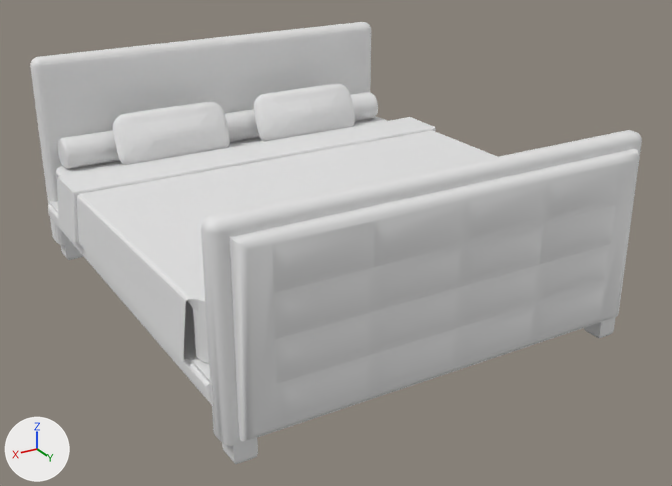
The FBX model Assets/_/Content/GraphicsTiers/Low/Environement/3D Models/MOD_lit.fbx: old version first, new version second.
Before and after are seen from a camera (50 mm lens) standing at (2.07, 3.67, 2.08) and looking at (-0.04, 0.15, 0.32). Lighting does not change. The marker at lower left points along +X, +Y and +Z. Vertices at the same position are counted once.

Objects in the first picture: 'Boudin', 'Matelas/Couette', 'Oreiller droit', 'Oreillé gauche', 'Sommier', 'Tête de lit (Pied)', 'Tête de lit (Tête)'.
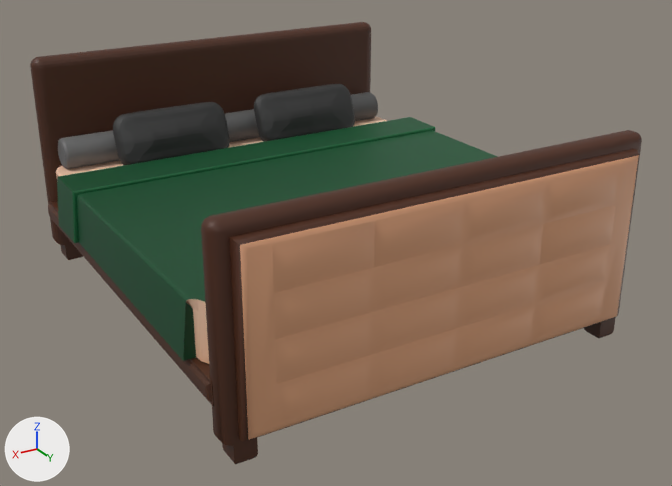
Where the newer file only moved an object's origin or applied its transform, the numbers keep the older frame.

Where the change shows, as pixel boxes (x1, y1, x2, y2) in the pictures (672 x 486 px):
'Tête de lit (Pied)', recoloured, surface changed (grey to brown)
    both: (201, 130, 642, 464)
'Tête de lit (Tête)', recoloured, surface changed (grey to brown)
    both: (30, 22, 371, 260)
'Oreillé gauche', recoloured (white to black)
    both: (113, 102, 230, 165)
'Oreiller droit', recoloured (white to black)
    both: (254, 84, 355, 142)
'Boudin', recoloured
    both: (58, 92, 378, 169)
'Sommier', recoloured (grey to brown)
    both: (48, 201, 214, 407)
part 1 of me_cube_004, added (black)
    after: (183, 303, 196, 361)
part 2 of me_cube_004, recoloured (white to green)
    both: (56, 117, 498, 364)

Diff of the bpy script that builds the scene:
```diff
--- a/Assets/_/Content/GraphicsTiers/Low/Environement/3D Models/MOD_lit.fbx.py
+++ b/Assets/_/Content/GraphicsTiers/Low/Environement/3D Models/MOD_lit.fbx.py
@@ mat_material_005 @@
+mat_material_005 = principled_material('Material.005')
+mat_material_005.texture = img_degradegamejam3d_png
@@ me_cube_001 @@
 me_cube_001.from_pydata(...)  # 325 vertices, 335 faces; spans x -1.0..1.0, y 1.0..1.17, z 0.0..0.96
+# me_cube_001 part 3: texture (UV) coordinates of 335 of 335 faces, centred in x -1.0..1.0, y 1.0..1.17, z 0.0..0.96, changed; they spanned u 0.12..0.88, v 0.0..1.0 and now span u 0.04..0.41, v 0.06..0.27
+me_cube_001.materials.append(mat_material_001)  # picture img_degradegamejam3d_png
@@ me_cube_002 @@
 me_cube_002.from_pydata(...)  # 264 vertices, 264 faces; spans x -1.0..1.0, y -1.15..-1.0, z 0.0..1.1
+# me_cube_002 part 4: texture (UV) coordinates of 264 of 264 faces, centred in x -1.0..1.0, y -1.15..-1.0, z 0.0..1.1, changed; they spanned u 0.12..0.88, v 0.0..1.0 and now span u 0.04..0.21, v 0.14..0.27
+me_cube_002.materials.append(mat_material)  # picture img_degradegamejam3d_png
@@ me_cube_003 @@
 me_cube_003.from_pydata(...)  # 56 vertices, 54 faces; spans x -1.01..1.01, y -1.05..1.05, z 0.25..0.35
+me_cube_003.materials.append(mat_material_002)  # picture img_degradegamejam3d_png
@@ me_cylinder @@
 me_cylinder.from_pydata(...)  # 182 vertices, 155 faces; spans x -0.93..0.93, y -1.0..-0.84, z 0.56..0.71
+me_cylinder.materials.append(mat_material_006)  # picture img_degradegamejam3d_png
@@ me_cube_004 @@
 # verts and faces of me_cube_004; kept vertices keep their numbers, new ones are numbered from 328
-me_cube_004.from_pydata(...)  # 328 vertices, 278 faces; spans x -1.05..1.05, y -0.99..0.99, z 0.35..0.61
+me_cube_004.from_pydata(...)  # 328 vertices, 282 faces; spans x -1.05..1.05, y -0.99..0.99, z 0.35..0.61
+# me_cube_004 part 1
+faces += [(13, 18, 307, 35)]
+# me_cube_004 part 2: 278 faces spanning x -1.05..1.05, y -0.99..0.99, z 0.35..0.61 switch from no material to mat_material_005 (picture img_degradegamejam3d_png)
@@ me_mesh_001 @@
 me_mesh_001.from_pydata(...)  # 706 vertices, 704 faces; spans x -0.702..-0.088, y -0.848..-0.676, z 0.553..0.821
+me_mesh_001.materials.append(mat_material_004)  # picture img_degradegamejam3d_png
@@ me_mesh @@
 me_mesh.from_pydata(...)  # 706 vertices, 704 faces; spans x 0.085..0.699, y -0.848..-0.676, z 0.553..0.821
+me_mesh.materials.append(mat_material_003)  # picture img_degradegamejam3d_png
```
